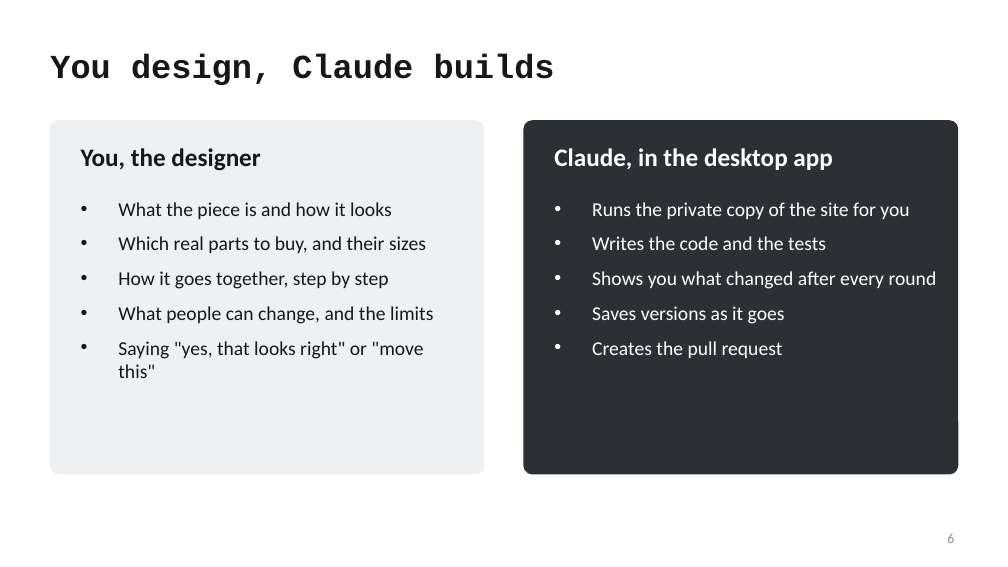
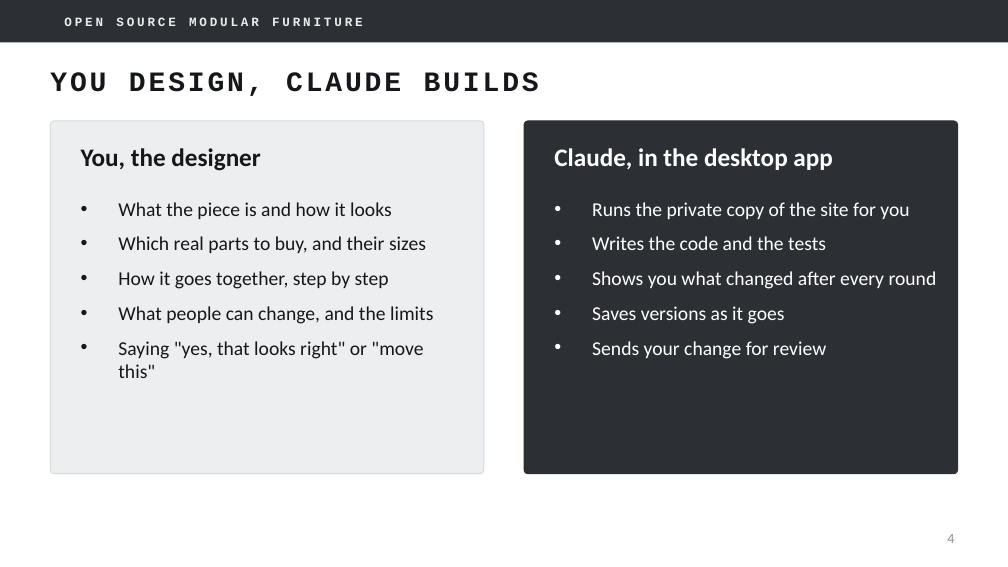
Before and after one commit to mfprado/acrylic-furniture, a slide deck: slide 4 of docs/contributing-guide.pptx (slide 6 before the commit). Drawn at 1008x567 pixels with LibreOffice and Linux fonts; fonts in the diff are those of the drawing; background and template pictures are left out. Boxes give left, top, right and bottom in pixels: in the first picture for what was removed or moved away, otherwise in the second. Text is boxed around its words. In the diff, an @@ line names an element or a change of style, - is before the commit and + after.

```diff
--- a/docs/contributing-guide.pptx
+++ b/docs/contributing-guide.pptx
@@ rectangle added at [0, 0, 1008, 42], fill #2C3035 @@
@@ text added at [64, 17, 363, 26], 9 pt, text #E9EBED, bold @@
+OPEN SOURCE MODULAR FURNITURE
@@ title at [50, 72, 539, 96]: text changed; size 24 to 20 pt @@
-You design, Claude builds
+YOU DESIGN, CLAUDE BUILDS
@@ rounded rectangle at [50, 121, 484, 474]: fill #EEF0F2 to #ECEEF0; outline #EEF0F2 1 pt to #D9DCDF 0.75 pt; proportions changed @@
@@ rounded rectangle at [524, 121, 958, 474]: outline #2C3035 1 pt to #2C3035 0.75 pt; proportions changed @@
@@ text at [592, 341, 826, 359]: text changed @@
-• Creates the pull request
+• Sends your change for review
@@ page number at [947, 534, 954, 543]: text changed @@
-6
+4
```
Also in this commit, not shown: 16 other slides changed, 4 slides added, 5 slides removed, 6 other files.
